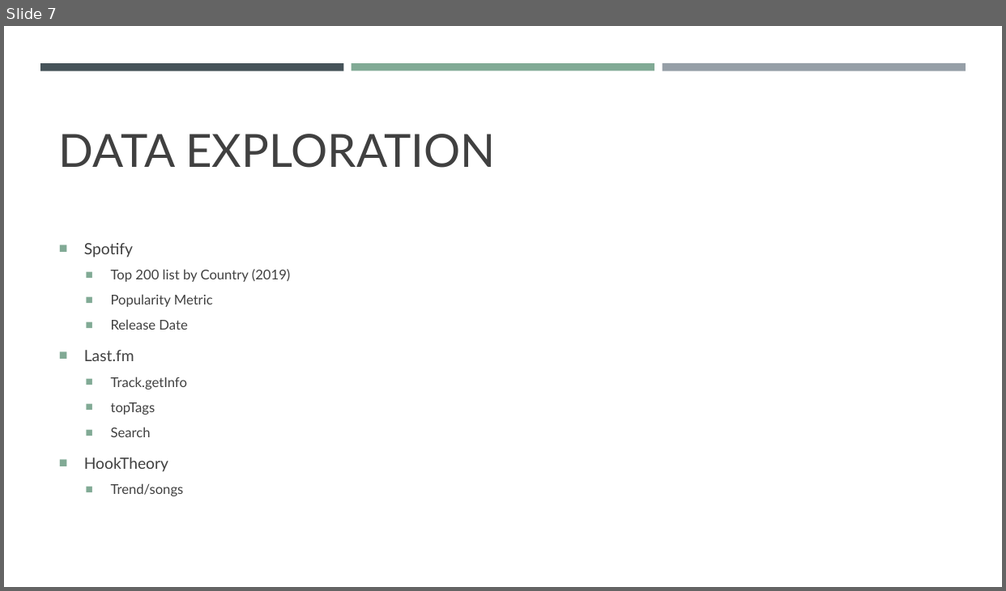
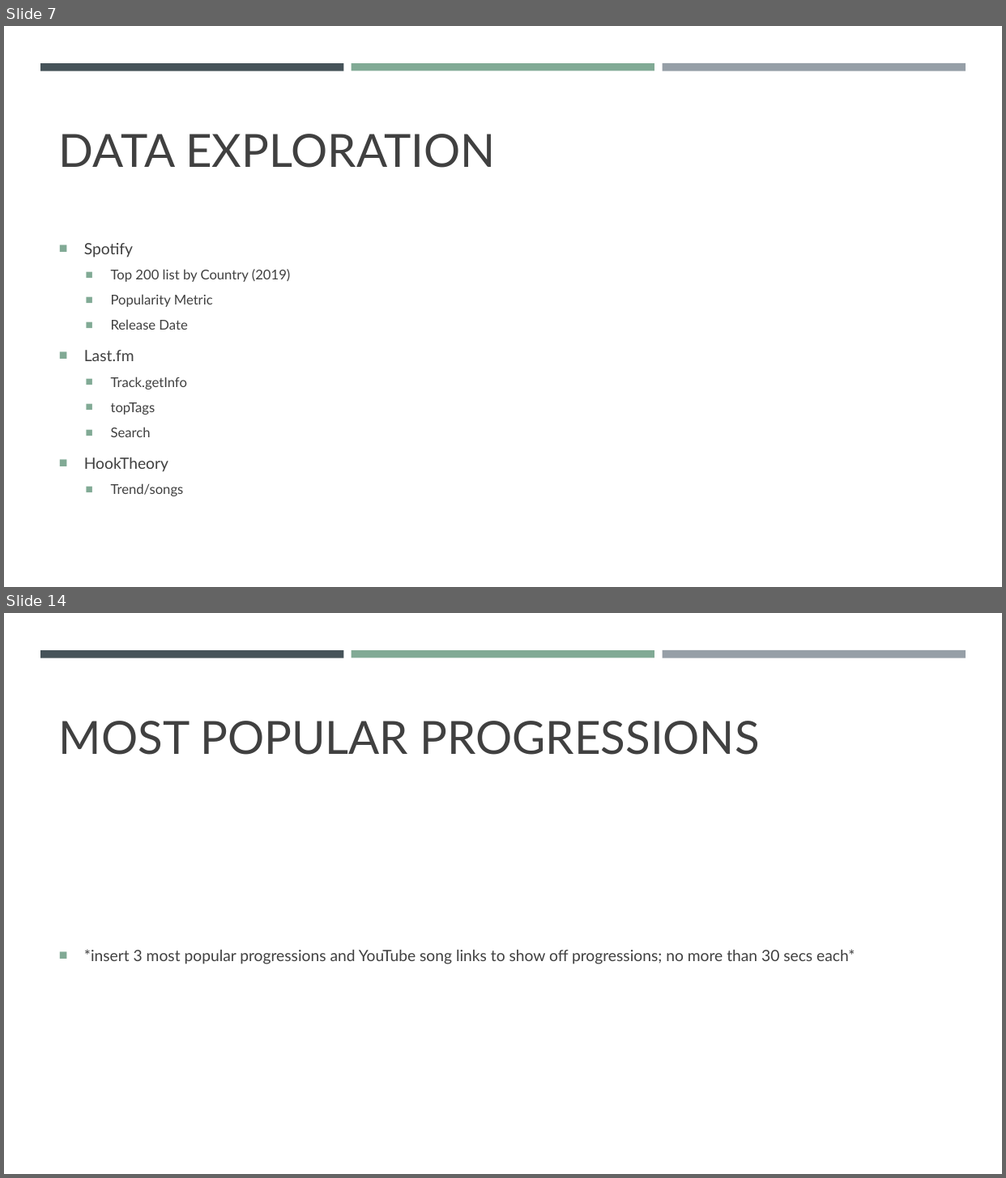
Before and after one commit to 77culhane/GWU_Fall_2019_Project01_The_Geeknd, a slide deck: Musical Chord Progression analysis.pptm. Shown one above the other, each under a label of ours: slide 7 before the commit, slides 7 and 14 after it; the slides between them are not shown. The pictures are 1006x591 and 1006x1178 pixels, drawn with LibreOffice and Linux fonts; fonts in the diff are those of the drawing. Boxes give left, top, right and bottom in pixels: in the first picture for what was removed or moved away, otherwise in the second. Text is boxed around its words. In the diff, an @@ line names an element or a change of style, - is before the commit and + after.

```diff
--- a/Musical Chord Progression analysis.pptm
+++ b/Musical Chord Progression analysis.pptm
@@ slide 14 added at [4,613,1002,1174], background #FFFFFF; not listed: 3 template elements that a slide beside it also shows @@
@@ title added at [59,721,760,755], 44 pt, text #404040 @@
+MOST POPULAR PROGRESSIONS
@@ text added at [84,949,854,965], 15 pt, text #404040 @@
+■ *insert 3 most popular progressions and YouTube song links to show off progressions; no more than 30 secs each*
```
Also in this commit, not shown: 2 slides changed, 8 other slides added, 1 slide removed.
